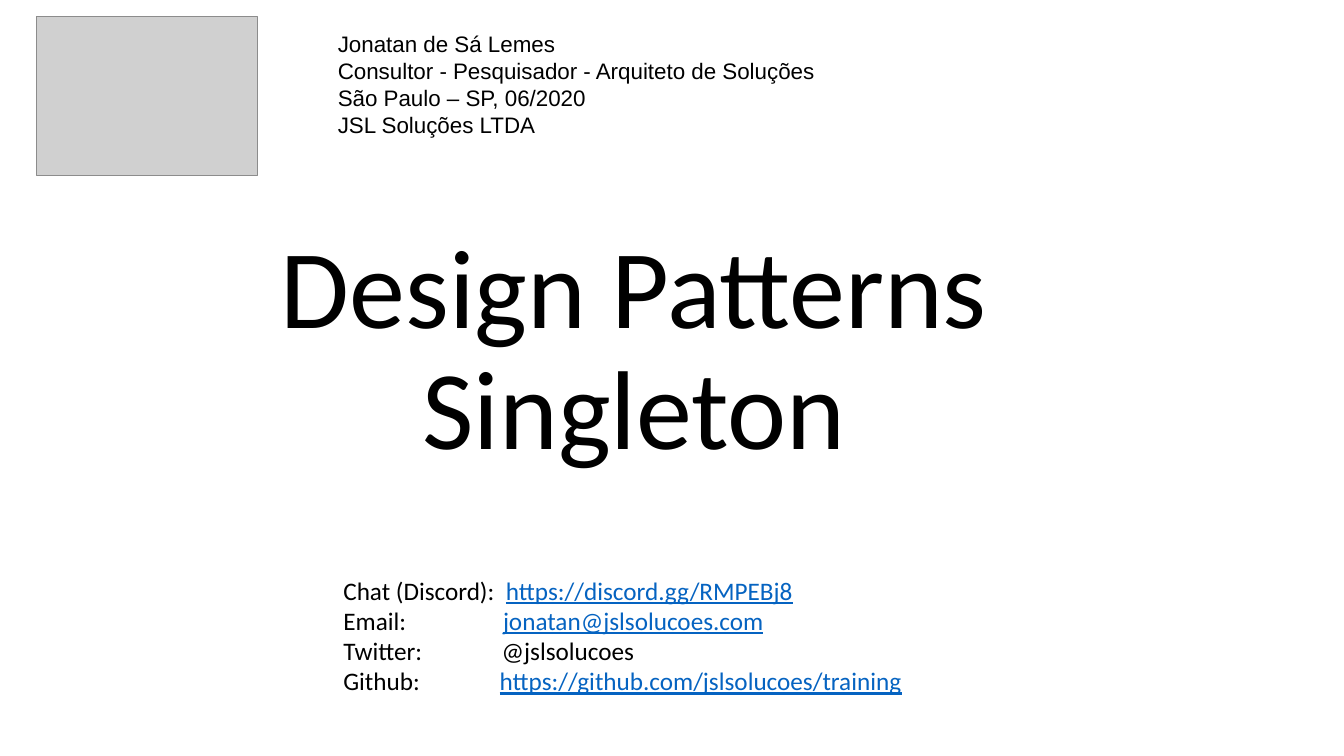
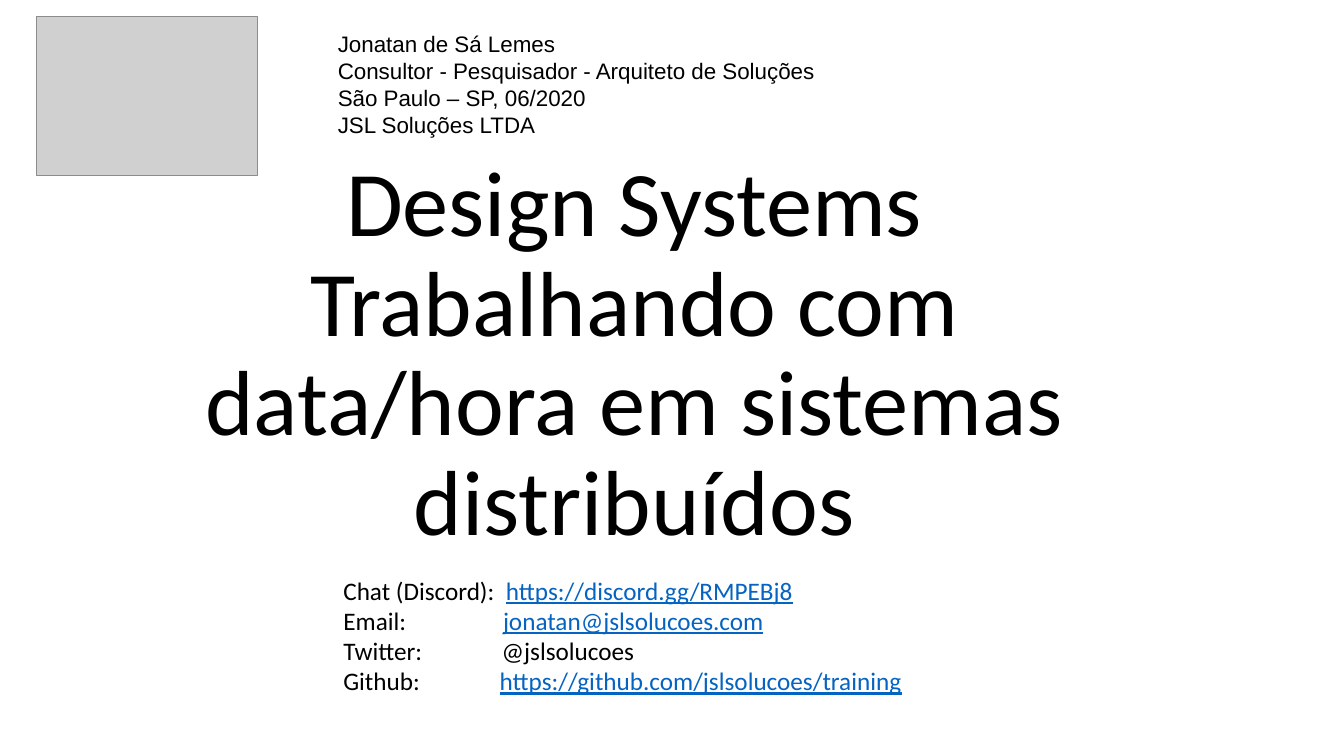
Before and after one commit to jslsolucoes/training, a slide deck: slide 1 of presentation/design-systems/datetime/datetime.pptx. Drawn at 1344x756 pixels with LibreOffice and Linux fonts; fonts in the diff are those of the drawing; grey boxes stand for pictures. Boxes give left, top, right and bottom in pixels: in the first picture for what was removed or moved away, otherwise in the second. Text is boxed around its words. In the diff, an @@ line names an element or a change of style, - is before the commit and + after.

```diff
--- a/presentation/design-systems/datetime/datetime.pptx
+++ b/presentation/design-systems/datetime/datetime.pptx
@@ title at (205,172,1062,536): text changed; size 80 to 66 pt @@
-Design Patterns
-Singleton
+Design Systems
+Trabalhando com data/hora em sistemas distribuídos
```
Also in this commit, not shown: 4 other slides changed, 2 slides added, 1 slide removed, 3 other files.
